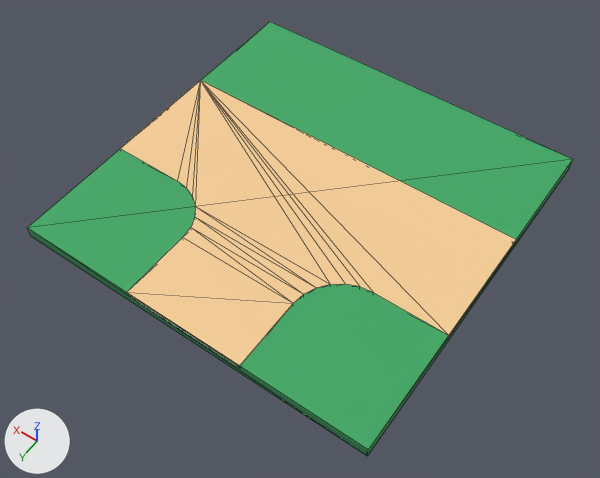
A saved change to the glTF model modelos/parque/losetas/camino_t.glb.
Rendered twice from a 50 mm camera at (-4.79, 6.95, 9.83) aimed at (-0.19, 0.5, -0.3). The lights are fixed; the arrows at lower left show +X, +Y and +Z. The first picture is the older version. Mesh edges are drawn as thin lines.

The first picture shows 'camino_t'.
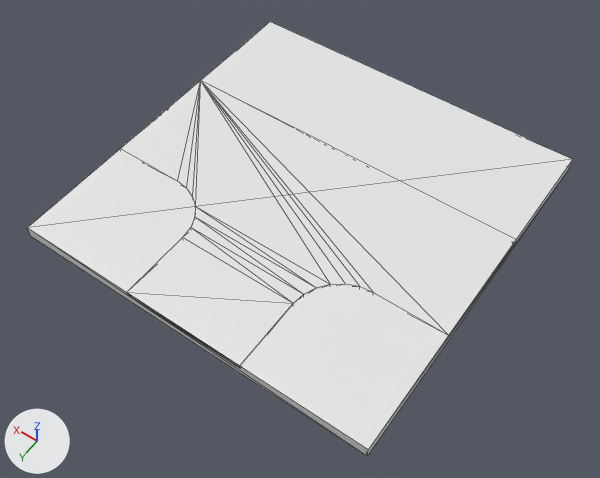
Boxes (x1, y1, x2, y2) around the edits, measured in the pictures (600 x 478 px):
'camino_t', recoloured (lighter)
    both: (27, 22, 573, 456)

Patch to the scene script:
```diff
--- a/modelos/parque/losetas/camino_t.glb.py
+++ b/modelos/parque/losetas/camino_t.glb.py
@@ me_camino_t @@
 me_camino_t.from_pydata(...)  # 48 vertices, 88 faces; spans x -3.0..3.0, y -3.0..3.0, z 0.0..0.21
-me_camino_t.materials.append(mat_parque)
```
